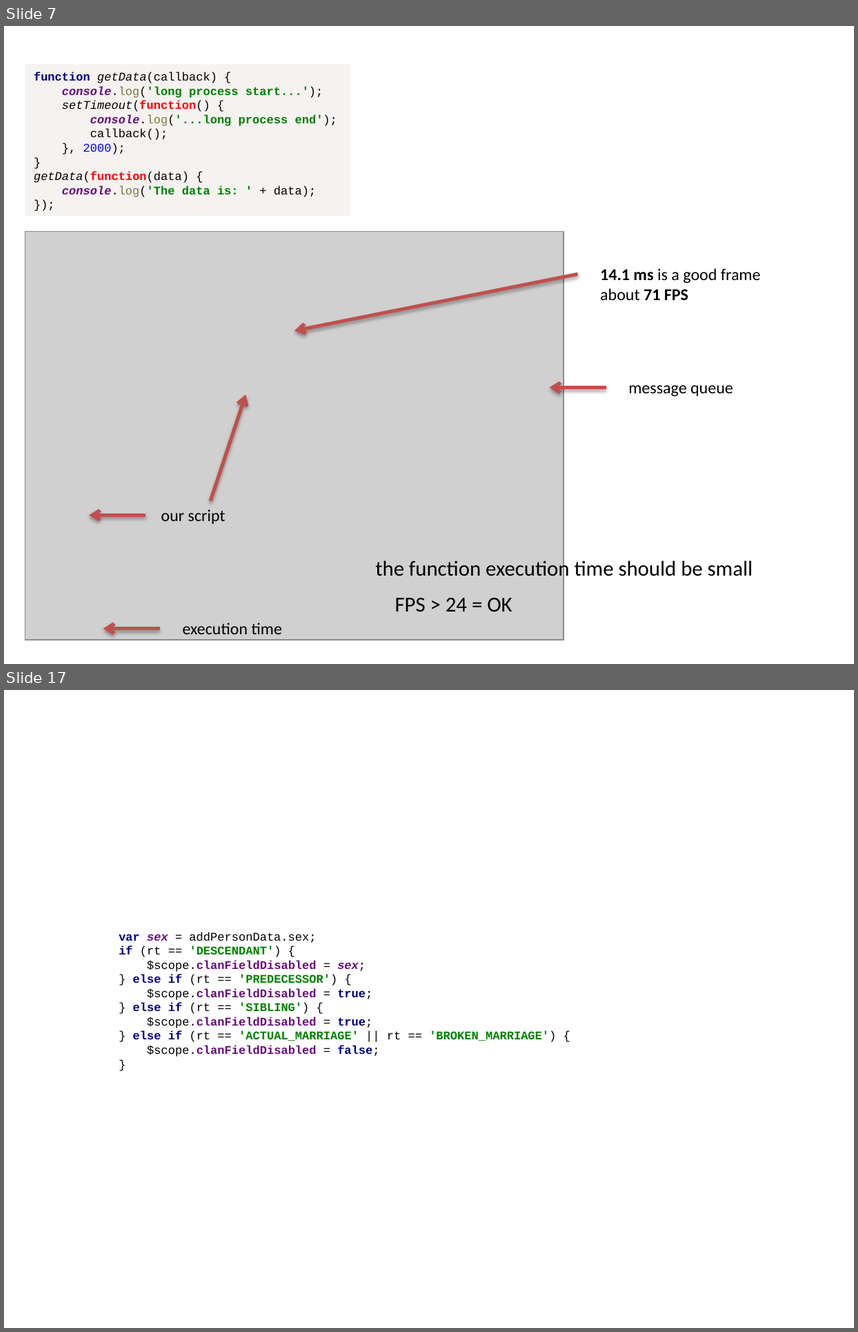
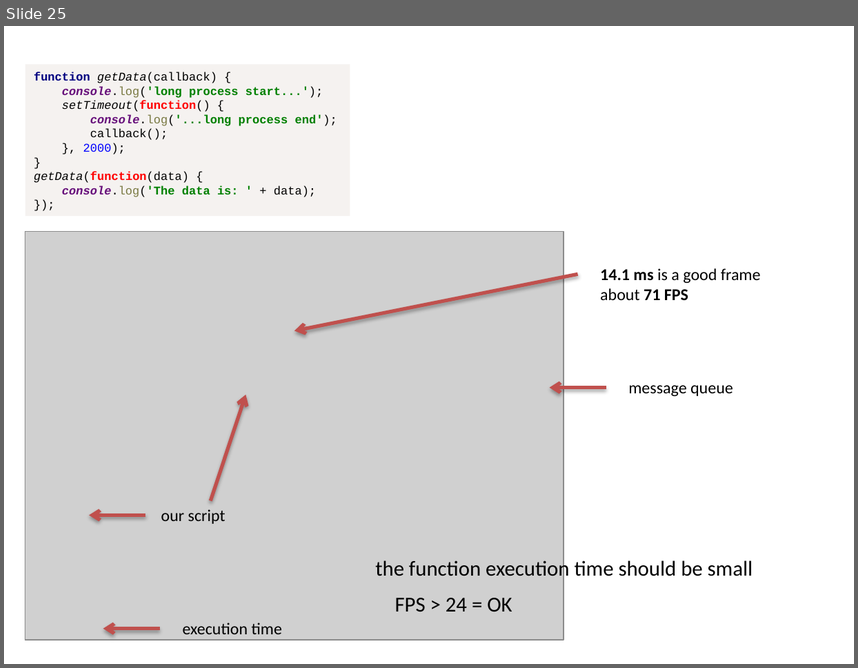
Before and after one commit to alexeymatveevp/angularjs-course, a slide deck: docs/00_jsbasics.pptx. Shown one above the other, each under a label of ours: slides 7 and 17 before the commit, slide 25 after it; the slides between them are not shown. The pictures are 858x1332 and 858x668 pixels, drawn with LibreOffice and Linux fonts; fonts in the diff are those of the drawing; grey boxes stand for pictures. Boxes give left, top, right and bottom in pixels: in the first picture for what was removed or moved away, otherwise in the second. Text is boxed around its words. In the diff, an @@ line names an element or a change of style, - is before the commit and + after.

```diff
--- a/docs/00_jsbasics.pptx
+++ b/docs/00_jsbasics.pptx
@@ slide 17 removed at <box>4,690,854,1328</box>, background #FFFFFF @@
@@ text removed at <box>119,931,556,1056</box> @@
-var sex = addPersonData.sex;
-if (rt == 'DESCENDANT') {
-$scope.clanFieldDisabled = sex;
-} else if (rt == 'PREDECESSOR') {
-$scope.clanFieldDisabled = true;
-} else if (rt == 'SIBLING') {
-$scope.clanFieldDisabled = true;
-} else if (rt == 'ACTUAL_MARRIAGE' || rt == 'BROKEN_MARRIAGE') {
-$scope.clanFieldDisabled = false;
-}
@@ what was slide 7 is now slide 25 @@
```
Also in this commit, not shown: 3 slides changed, 24 slides added, 12 other slides removed, 15 other files.
